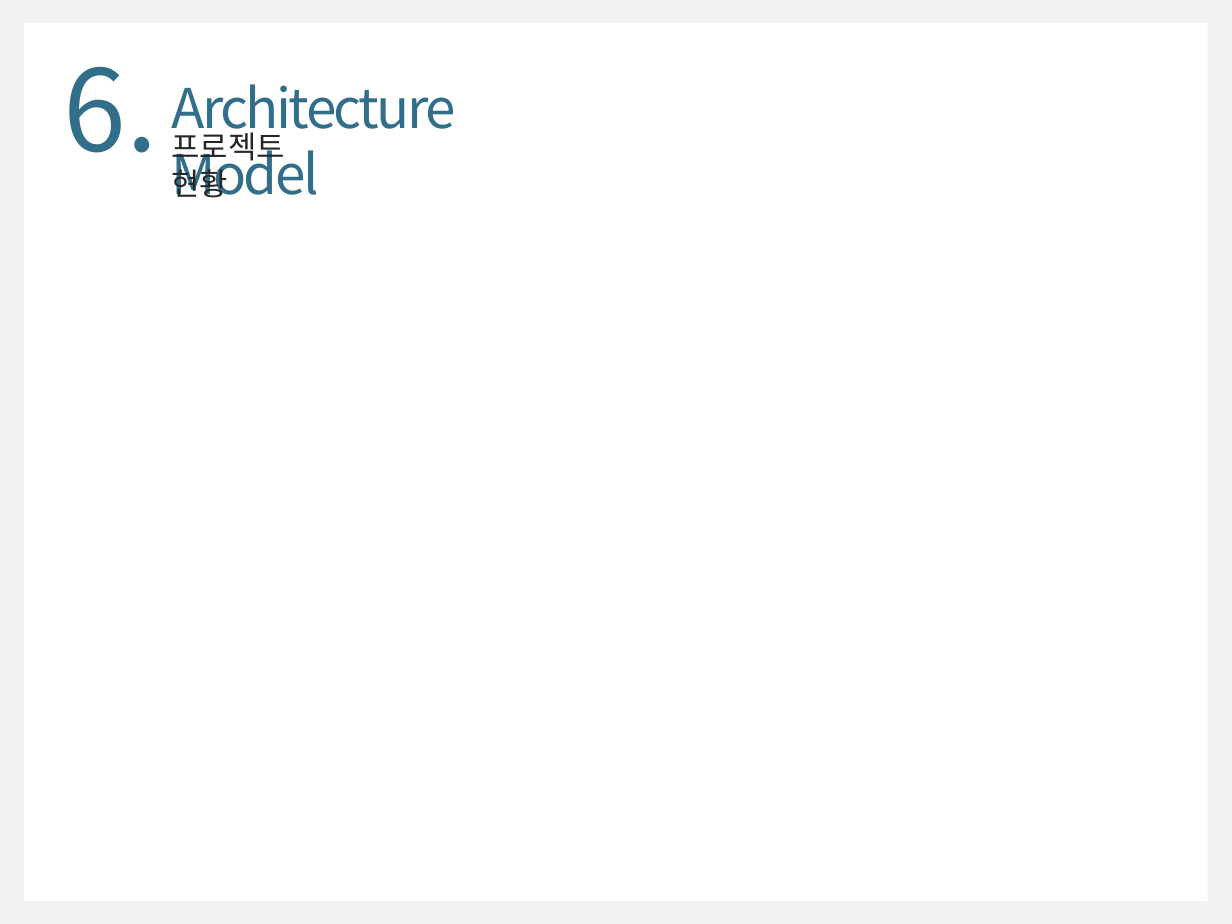
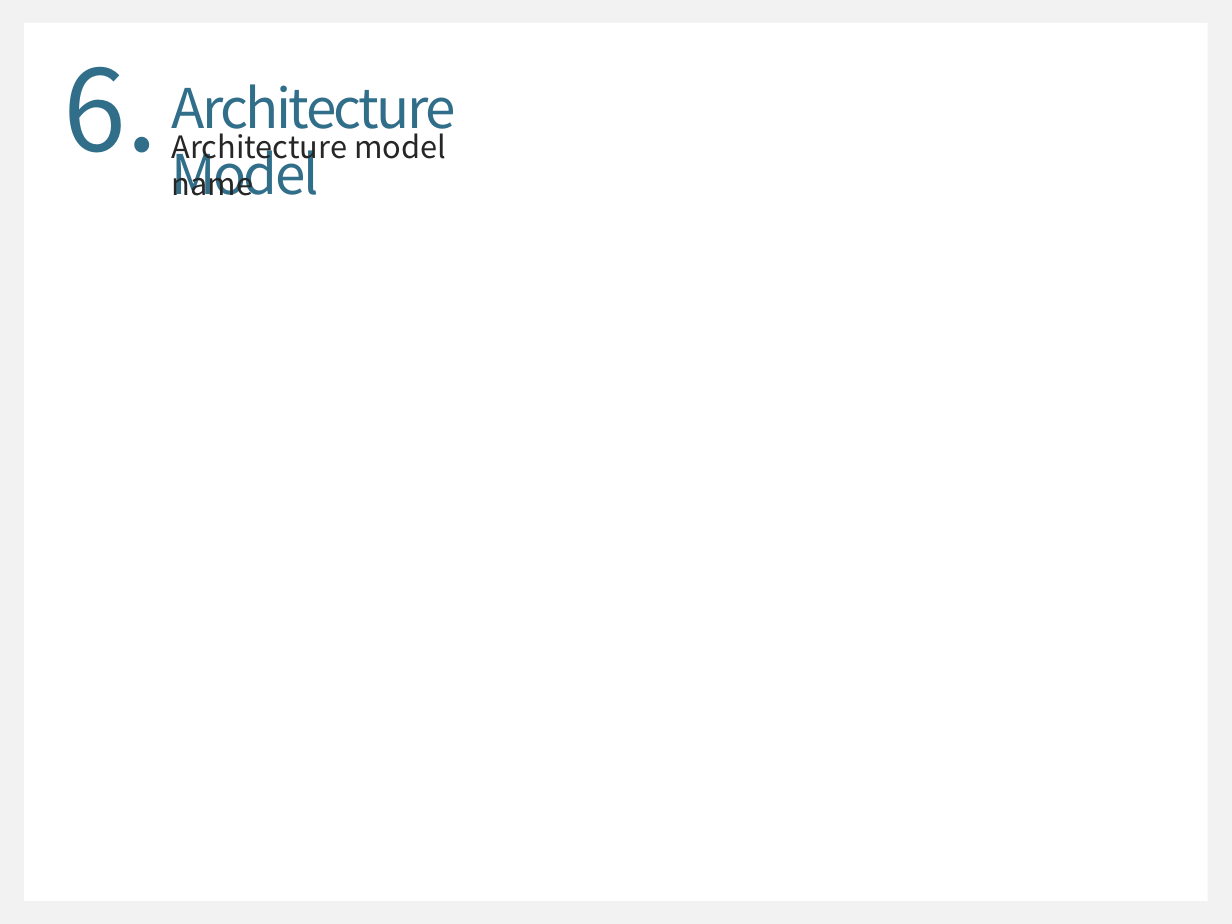
Before and after one commit to WongyuLee/KNU_SoftwareEngineering_2Team, a slide deck: slide 11 of SoftwareEngineering_2Team.pptx (slide 9 before the commit). Drawn at 1232x924 pixels with LibreOffice and Linux fonts; fonts in the diff are those of the drawing. Boxes give left, top, right and bottom in pixels: in the first picture for what was removed or moved away, otherwise in the second. Text is boxed around its words. In the diff, an @@ line names an element or a change of style, - is before the commit and + after.

```diff
--- a/SoftwareEngineering_2Team.pptx
+++ b/SoftwareEngineering_2Team.pptx
@@ text at (x1=171, y1=127, x2=446, y2=196): text changed @@
-프로젝트 현황
+Architecture model name
```
Also in this commit, not shown: 6 other slides changed, 3 slides added, 1 slide removed.
